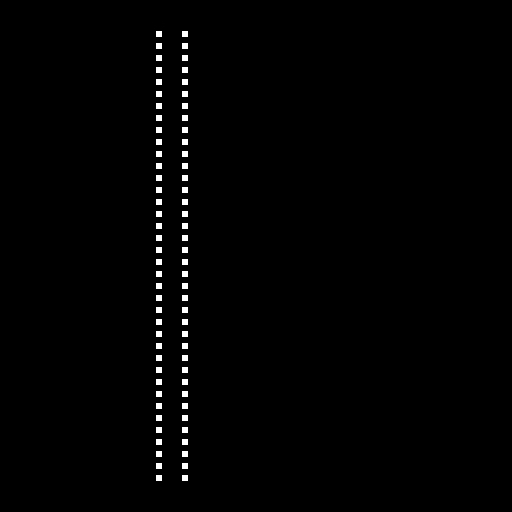
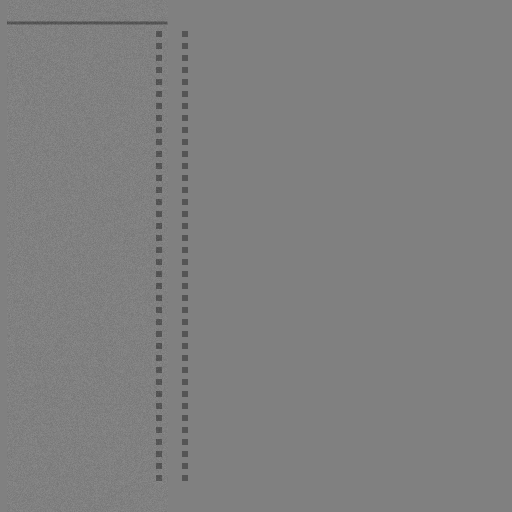
Layers edited between the first and the second 512x512 image:
showed "normal", painted on it over 0, 0, 512, 512
